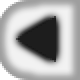
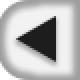
Revision of a layered 80x80 image; what changed, layer by layer:
pixels changed over [10, 9, 66, 68] (layer not identified)
